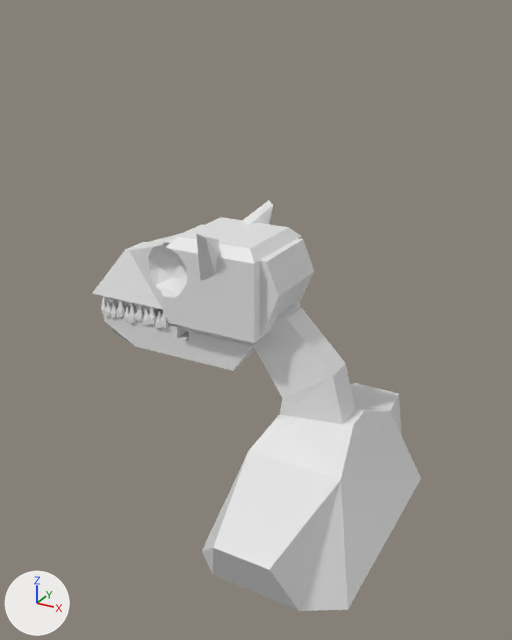
The Blender file CatDeity.blend: old version first, new version second.
Both versions are drawn from a camera (50 mm lens) standing at (17.7, -39.7, 50.3) and looking at (-1.5, -4.8, 32.8). Lighting does not change. The marker at lower left points along +X, +Y and +Z. The first picture is the older version.

Objects in the first picture: 'Chest', 'Lower Skull', 'Neck', 'UpperSkull'.
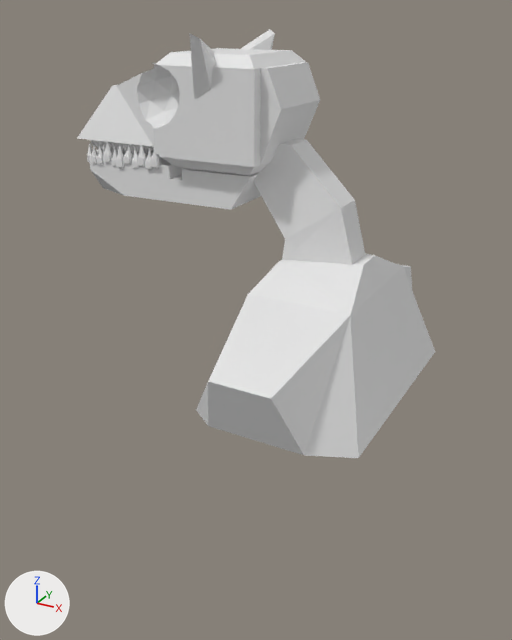
Pixel boxes [x1, y1, x2, y2] of what changed, in the pictures (512 x 640 px):
'Chest&Neck', added
    after: [184, 139, 435, 458]
'UpperSkull', moved
    before: [93, 200, 314, 346]
    after: [77, 30, 320, 175]
'Chest', deleted
    before: [202, 383, 421, 611]
'Lower Skull', moved
    before: [101, 296, 258, 371]
    after: [87, 142, 261, 210]
'Neck', deleted
    before: [254, 306, 355, 425]

Edits to the bpy script that builds the scene:
```text
Add me_cube_004_1:
    me_cube_004_1.from_pydata(...)  # 51 vertices, 46 faces; spans x -1.7..1.0, y -1.51..1.51, z -1.0..3.37
Change ob_lower_skull:
    ob_lower_skull.location: (-3.0, -4.6, 34.8) -> (-3.0, -4.6, 44.8)
Change ob_upperskull:
    ob_upperskull.location: (-2.72, -1.98, 37.81) -> (-2.72, -1.98, 47.81)
Remove ob_neck:
    ob_neck = bpy.data.objects.new('Neck', me_cube_003)
    ob_neck.location = (-2.07, -4.61, 32.67)
    ob_neck.scale = (3.05, 2.09, 1.0)
Remove ob_chest:
    ob_chest = bpy.data.objects.new('Chest', me_cube_004)
    ob_chest.location = (3.04, -4.48, 22.96)
    ob_chest.scale = (4.81, 6.84, 3.18)
Add ob_chest_neck:
    ob_chest_neck = bpy.data.objects.new('Chest&Neck', me_cube_004_1)
    ob_chest_neck.location = (3.04, -4.48, 32.96)
    ob_chest_neck.scale = (4.81, 6.84, 3.18)
```
